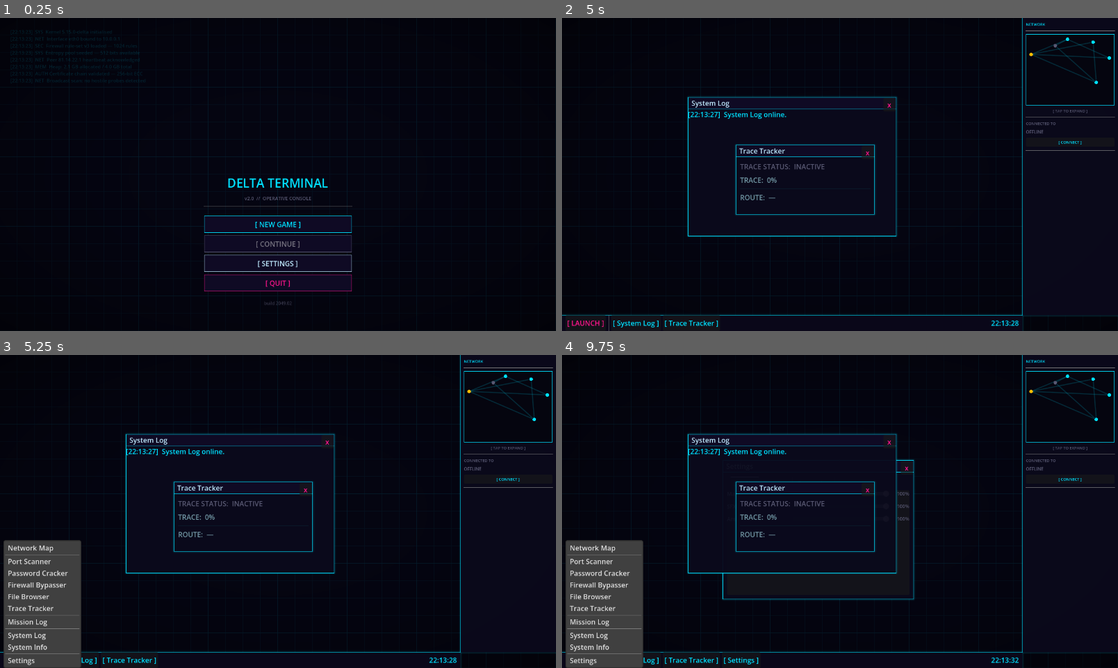
Above: before the commit, frames 1-4 (two rows, left to right).
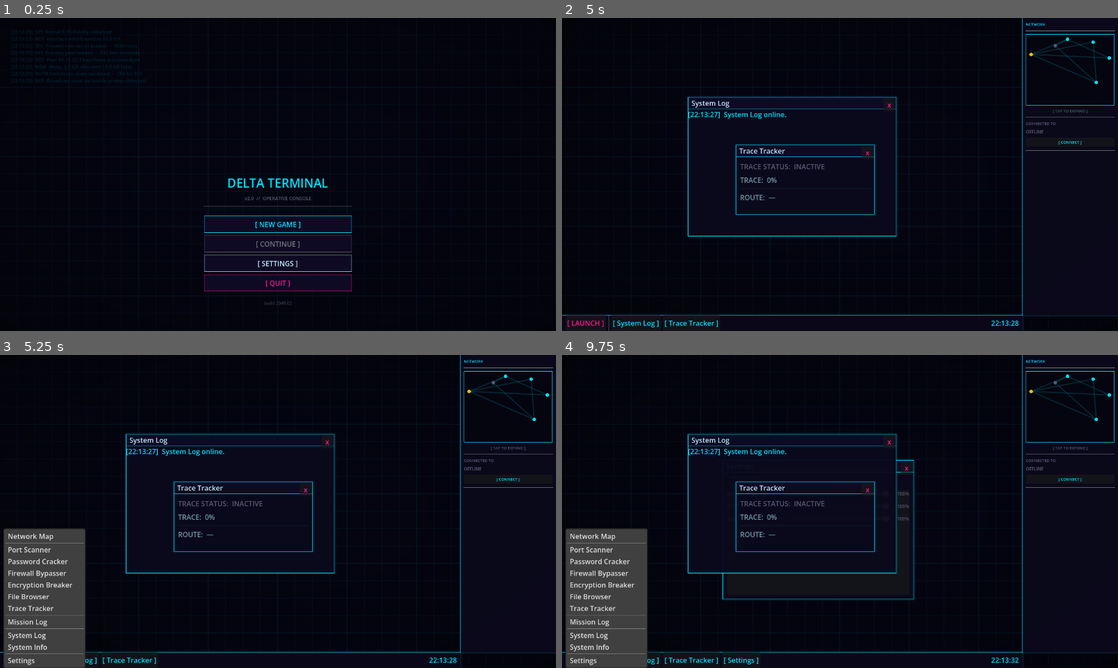
Above: after the commit, the same moments.

Repository: Sub-Xaero/Delta-Terminal-v2
Game: Godot game, scene res://scenes/main_menu.tscn
The game is run twice, just before and just after one commit, with the same random seed, the same clock (stepped at 60 frames per second) and the same inputs.
Inputs (mouse positions are in pixels of both pictures, inside the frame that each line leads up to):
- Up to frame 1 (0.25 s): no input
- Up to frame 2 (5 s): click "[ NEW GAME ]" at 0.5 s; click (840, 233) at 1.27 s; type "12" at 1.35 s; click "[ CONFIRM ]" at 2 s; move the mouse to (962, 158) at 2.77 s; click (962, 158) at 2.92 s; tap Enter at 3.5 s; drag from (728, 190) to (812, 237) at 3.52 s; tap Space at 4.25 s; move the mouse to (895, 105) at 4.27 s; click (895, 105) at 4.42 s
- Up to frame 3 (5.25 s): click "[ LAUNCH ]" at 5 s
- Up to frame 4 (9.75 s): click "[ LAUNCH ]" at 5.75 s; click "[ System Log ]" at 6.5 s; click "[ Trace Tracker ]" at 7.25 s; click "[ System Log ]" at 8 s; click "[ Trace Tracker ]" at 8.75 s; click "[ LAUNCH ]" at 9.5 s

Frames 1-2 are identical in both runs. In frame 3, 1.3% of the frame differs, in the area x 0-16%, y 55-100%; in frame 4, 1.3%.

Commit message:
Add Encryption Breaker tool
New cracking tool that decrypts protected nodes before password attempts. Features amber-colored cipher matrix animation distinct from the password cracker, requires explicit "encrypted" node flag, and uses tighter trace windows for higher risk. Updated NetworkSim with encryption_broken_nodes tracking and registered in desktop context menu.

Diff:
--- a/scenes/desktop/desktop.gd
+++ b/scenes/desktop/desktop.gd
@@ -10,8 +10,9 @@
 const PortScannerScene     := preload("res://scenes/tools/port_scanner.tscn")
 const TraceTrackerScene    := preload("res://scenes/tools/trace_tracker.tscn")
 const MissionLogScene      := preload("res://scenes/tools/mission_log.tscn")
-const FileBrowserScene     := preload("res://scenes/tools/file_browser.tscn")
-const SettingsScene        := preload("res://scenes/ui/settings.tscn")
+const FileBrowserScene        := preload("res://scenes/tools/file_browser.tscn")
+const EncryptionBreakerScene  := preload("res://scenes/tools/encryption_breaker.tscn")
+const SettingsScene           := preload("res://scenes/ui/settings.tscn")
 
 @onready var window_manager: WindowManager = $WindowLayer
 @onready var context_menu: PopupMenu = $ContextMenu
@@ -42,6 +43,7 @@
 	context_menu.add_item("Port Scanner", 5)
 	context_menu.add_item("Password Cracker", 1)
 	context_menu.add_item("Firewall Bypasser", 9)
+	context_menu.add_item("Encryption Breaker", 10)
 	context_menu.add_item("File Browser", 7)
 	context_menu.add_item("Trace Tracker", 2)
 	context_menu.add_separator()
@@ -95,6 +97,8 @@
 			window_manager.spawn_tool_window(FileBrowserScene, "File Browser")
 		9:
 			window_manager.spawn_tool_window(FirewallBypasserScene, "Firewall Bypasser")
+		10:
+			window_manager.spawn_tool_window(EncryptionBreakerScene, "Encryption Breaker")
 		4:
 			var handle: String = GameManager.player_data.get("handle", "ghost")
 			EventBus.log_message.emit(
--- /dev/null
+++ b/scenes/tools/encryption_breaker.gd
@@ -0,0 +1,213 @@
+class_name EncryptionBreaker
+extends ToolWindow
+## Encryption breaker tool. Decrypts protected nodes before the password cracker
+## can run. Only activates on nodes with "encrypted": true. Advances trace faster
+## than the password cracker — less slack time, higher risk.
+
+enum State { IDLE, READY, BREAKING, SUCCESS, FAILED }
+
+const CIPHER_CHARS := "ABCDEFGHIJKLMNOPQRSTUVWXYZ0123456789!@#$%^&*<>[]"
+const GRID_COLS    := 8
+const GRID_ROWS    := 4
+
+# ── Node refs ──────────────────────────────────────────────────────────────────
+@onready var status_label:   Label         = $ContentArea/Margin/VBox/StatusLabel
+@onready var cipher_display: RichTextLabel = $ContentArea/Margin/VBox/CipherPanel/CipherMargin/CipherDisplay
+@onready var decrypt_pct:    Label         = $ContentArea/Margin/VBox/DecryptPct
+@onready var decrypt_bar:    ProgressBar   = $ContentArea/Margin/VBox/DecryptBar
+@onready var action_btn:     Button        = $ContentArea/Margin/VBox/ActionBtn
+
+# ── State ──────────────────────────────────────────────────────────────────────
+var _state:            State = State.IDLE
+var _decrypt_progress: float = 0.0
+var _decrypt_duration: float = 0.0
+var _decrypt_elapsed:  float = 0.0
+
+
+func _ready() -> void:
+	super._ready()
+	EventBus.network_connected.connect(_on_network_connected)
+	EventBus.network_disconnected.connect(_on_network_disconnected)
+	EventBus.trace_completed.connect(_on_trace_completed)
+	action_btn.pressed.connect(_on_action_pressed)
+	_setup_theme()
+	if NetworkSim.is_connected:
+		_on_network_connected(NetworkSim.connected_node_id)
+	else:
+		_update_ui()
+
+
+func _process(delta: float) -> void:
+	_update_cipher_display()
+	if _state != State.BREAKING:
+		return
+	_decrypt_elapsed  += delta
+	_decrypt_progress  = minf(_decrypt_elapsed / _decrypt_duration, 1.0)
+	decrypt_bar.value  = _decrypt_progress * 100.0
+	decrypt_pct.text   = "DECRYPT:  %d%%" % roundi(_decrypt_progress * 100.0)
+	if _decrypt_progress >= 1.0:
+		_on_decrypt_complete()
+
+
+# ── Cipher display animation ───────────────────────────────────────────────────
+
+func _update_cipher_display() -> void:
+	var total:      int = GRID_COLS * GRID_ROWS
+	var locked_cnt: int = int(_decrypt_progress * float(total))
+	var t:          int = Time.get_ticks_msec()
+	var bb := ""
+	for i in total:
+		if i > 0 and i % GRID_COLS == 0:
+			bb += "\n"
+		var ch: String
+		if i < locked_cnt:
+			# Locked slot — stable decoded character in amber
+			ch = CIPHER_CHARS[(i * 11 + 7) % CIPHER_CHARS.length()]
+			bb += "[color=#FFBF00]" + ch + "[/color] "
+		else:
+			# Cycling slot — dim amber
+			ch = CIPHER_CHARS[(t / 55 + i * 7) % CIPHER_CHARS.length()]
+			bb += "[color=#3D2E00]" + ch + "[/color] "
+	cipher_display.text = bb
+
+
+# ── Actions ────────────────────────────────────────────────────────────────────
+
+func _on_action_pressed() -> void:
+	match _state:
+		State.READY:    _start_decrypt()
+		State.BREAKING: _abort_decrypt()
+
+
+func _start_decrypt() -> void:
+	var data:     Dictionary = NetworkSim.get_node_data(NetworkSim.connected_node_id)
+	var security: int        = data.get("security", 1)
+	_decrypt_duration = _decrypt_time(security)
+	_decrypt_elapsed  = 0.0
+	_decrypt_progress = 0.0
+	_state = State.BREAKING
+	NetworkSim.start_trace(_trace_time(security))
+	EventBus.log_message.emit(
+		"Encryption breaker initiated on %s" % data.get("ip", "?"), "info"
+	)
+	_update_ui()
+
+
+func _abort_decrypt() -> void:
+	_state            = State.READY
+	_decrypt_progress = 0.0
+	_decrypt_elapsed  = 0.0
+	decrypt_bar.value = 0.0
+	decrypt_pct.text  = "DECRYPT:  0%"
+	EventBus.log_message.emit("Decryption aborted.", "warn")
+	_update_ui()
+
+
+func _on_decrypt_complete() -> void:
+	_state = State.SUCCESS
+	var node_id := NetworkSim.connected_node_id
+	NetworkSim.break_encryption(node_id)
+	EventBus.tool_task_completed.emit("encryption_breaker", node_id, true)
+	_update_ui()
+
+
+# ── EventBus handlers ──────────────────────────────────────────────────────────
+
+func _on_network_connected(node_id: String) -> void:
+	var data: Dictionary = NetworkSim.get_node_data(node_id)
+	if not data.get("encrypted", false):
+		_state            = State.IDLE
+		_decrypt_progress = 0.0
+		_decrypt_elapsed  = 0.0
+		decrypt_bar.value = 0.0
+		_update_ui()
+		return
+	_state            = State.SUCCESS if node_id in NetworkSim.encryption_broken_nodes else State.READY
+	_decrypt_progress = 0.0
+	_decrypt_elapsed  = 0.0
+	decrypt_bar.value = 0.0
+	_update_ui()
+
+
+func _on_network_disconnected() -> void:
+	_state            = State.IDLE
+	_decrypt_progress = 0.0
+	_decrypt_elapsed  = 0.0
+	decrypt_bar.value = 0.0
+	decrypt_pct.text  = "DECRYPT:  0%"
+	_update_ui()
+
+
+func _on_trace_completed() -> void:
+	if _state != State.BREAKING:
+		return
+	_state = State.FAILED
+	EventBus.log_message.emit("Trace complete — connection terminated.", "error")
+	NetworkSim.disconnect_from_node()
+	_update_ui()
+
+
+# ── UI update ──────────────────────────────────────────────────────────────────
+
+func _update_ui() -> void:
+	match _state:
+		State.IDLE:
+			status_label.text = "NO ENCRYPTED TARGET"
+			status_label.add_theme_color_override("font_color", Color(0.35, 0.35, 0.45))
+			action_btn.text     = "INITIATE DECRYPT"
+			action_btn.disabled = true
+		State.READY:
+			var data: Dictionary = NetworkSim.get_node_data(NetworkSim.connected_node_id)
+			status_label.text = "TARGET:  %s  —  %s" % [
+				data.get("ip", "?"), data.get("name", "?")
+			]
+			status_label.add_theme_color_override("font_color", Color(1.0, 0.92, 0.7))
+			action_btn.text     = "INITIATE DECRYPT"
+			action_btn.disabled = false
+		State.BREAKING:
+			action_btn.text     = "ABORT"
+			action_btn.disabled = false
+		State.SUCCESS:
+			var data: Dictionary = NetworkSim.get_node_data(NetworkSim.connected_node_id)
+			status_label.text = "DECRYPTED:  %s" % data.get("ip", "?")
+			status_label.add_theme_color_override("font_color", Color(1.0, 0.75, 0.0))
+			action_btn.text     = "ALREADY DECRYPTED"
+			action_btn.disabled = true
+		State.FAILED:
+			status_label.text = "TRACE COMPLETE — DISCONNECTED"
+			status_label.add_theme_color_override("font_color", Color(1.0, 0.08, 0.55))
+			action_btn.text     = "INITIATE DECRYPT"
+			action_btn.disabled = true
+
+
+# ── Theme ──────────────────────────────────────────────────────────────────────
+
+func _setup_theme() -> void:
+	var bar_fill := StyleBoxFlat.new()
+	bar_fill.bg_color = Color(1.0, 0.75, 0.0)
+	decrypt_bar.add_theme_stylebox_override("fill", bar_fill)
+	var bar_bg := StyleBoxFlat.new()
+	bar_bg.bg_color = Color(0.12, 0.09, 0.0)
+	decrypt_bar.add_theme_stylebox_override("background", bar_bg)
+
+	var panel_style := StyleBoxFlat.new()
+	panel_style.bg_color    = Color(0.06, 0.04, 0.0)
+	panel_style.border_color = Color(1.0, 0.75, 0.0)
+	panel_style.set_border_width_all(1)
+	($ContentArea/Margin/VBox/CipherPanel as PanelContainer).add_theme_stylebox_override(
+		"panel", panel_style
+	)
+
+	decrypt_pct.add_theme_color_override("font_color", Color(0.65, 0.55, 0.25))
+	action_btn.add_theme_color_override("font_color", Color(1.0, 0.75, 0.0))
+
+
+# ── Timing ─────────────────────────────────────────────────────────────────────
+
+func _decrypt_time(security: int) -> float:
+	return maxf(8.0, float(security) * 12.0)
+
+
+func _trace_time(security: int) -> float:
+	# Tighter window than password cracker — encryption breaking triggers faster tracing
+	return maxf(10.0, float(security) * 14.0)
--- /dev/null
+++ b/scenes/tools/encryption_breaker.tscn
@@ -0,0 +1,57 @@
+[gd_scene load_steps=3 format=3]
+
+[ext_resource type="PackedScene" uid="uid://ctwabcdef01234" path="res://scenes/desktop/tool_window.tscn" id="1_tw"]
+[ext_resource type="Script" path="res://scenes/tools/encryption_breaker.gd" id="2_eb"]
+
+[node name="EncryptionBreaker" instance=ExtResource("1_tw")]
+custom_minimum_size = Vector2(380, 320)
+script = ExtResource("2_eb")
+
+[node name="Margin" type="MarginContainer" parent="ContentArea"]
+layout_mode = 1
+anchor_right = 1.0
+anchor_bottom = 1.0
+theme_override_constants/margin_left = 10
+theme_override_constants/margin_top = 10
+theme_override_constants/margin_right = 10
+theme_override_constants/margin_bottom = 10
+
+[node name="VBox" type="VBoxContainer" parent="ContentArea/Margin"]
+layout_mode = 2
+theme_override_constants/separation = 8
+
+[node name="StatusLabel" type="Label" parent="ContentArea/Margin/VBox"]
+text = "NO ENCRYPTED TARGET"
+horizontal_alignment = 1
+
+[node name="Sep1" type="HSeparator" parent="ContentArea/Margin/VBox"]
+
+[node name="CipherPanel" type="PanelContainer" parent="ContentArea/Margin/VBox"]
+
+[node name="CipherMargin" type="MarginContainer" parent="ContentArea/Margin/VBox/CipherPanel"]
+theme_override_constants/margin_left = 8
+theme_override_constants/margin_top = 8
+theme_override_constants/margin_right = 8
+theme_override_constants/margin_bottom = 8
+
+[node name="CipherDisplay" type="RichTextLabel" parent="ContentArea/Margin/VBox/CipherPanel/CipherMargin"]
+layout_mode = 2
+bbcode_enabled = true
+scroll_active = false
+fit_content = true
+text = ""
+
+[node name="DecryptPct" type="Label" parent="ContentArea/Margin/VBox"]
+text = "DECRYPT:  0%"
+
+[node name="DecryptBar" type="ProgressBar" parent="ContentArea/Margin/VBox"]
+show_percentage = false
+value = 0
+
+[node name="Spacer" type="Control" parent="ContentArea/Margin/VBox"]
+custom_minimum_size = Vector2(0, 4)
+size_flags_vertical = 3
+
+[node name="ActionBtn" type="Button" parent="ContentArea/Margin/VBox"]
+text = "INITIATE DECRYPT"
+disabled = true
--- a/scripts/autoloads/network_sim.gd
+++ b/scripts/autoloads/network_sim.gd
@@ -11,6 +11,7 @@
 var is_connected: bool = false
 var cracked_nodes: Array[String] = []
 var bypassed_nodes: Array[String] = []
+var encryption_broken_nodes: Array[String] = []
 
 # ── Trace state ───────────────────────────────────────────────────────────────
 var trace_active: bool = false
@@ -103,6 +104,16 @@
 func node_requires_bypass(node_id: String) -> bool:
 	var data: Dictionary = get_node_data(node_id)
 	return data.get("security", 0) >= 3 or data.get("has_firewall", false)
+
+
+func break_encryption(node_id: String) -> void:
+	if node_id in encryption_broken_nodes:
+		return
+	encryption_broken_nodes.append(node_id)
+	EventBus.log_message.emit(
+		"Encryption broken: %s  [%s]" % [nodes[node_id]["ip"], nodes[node_id]["name"]], "info"
+	)
+
 
 
 # ── Node data ─────────────────────────────────────────────────────────────────
@@ -179,6 +190,7 @@
 		"ip": "193.62.18.5",
 		"name": "NeoTech University",
 		"security": 2,
+		"encrypted": true,
 		"map_position": Vector2(621, 167),  # Tokyo, Japan  (36°N, 140°E)
 		"files": [
 			{
@@ -204,6 +216,7 @@
 		"ip": "84.23.119.41",
 		"name": "ArcTech Systems",
 		"security": 3,
+		"encrypted": true,
 		"map_position": Vector2(206, 148),  # New York, USA  (41°N, 74°W)
 		"files": [
 			{
@@ -236,6 +249,7 @@
 		"ip": "10.0.13.37",
 		"name": "Darknet Relay",
 		"security": 2,
+		"encrypted": true,
 		"map_position": Vector2(535, 83),   # Siberia, Russia  (58°N, 95°E)
 		"files": [
 			{
